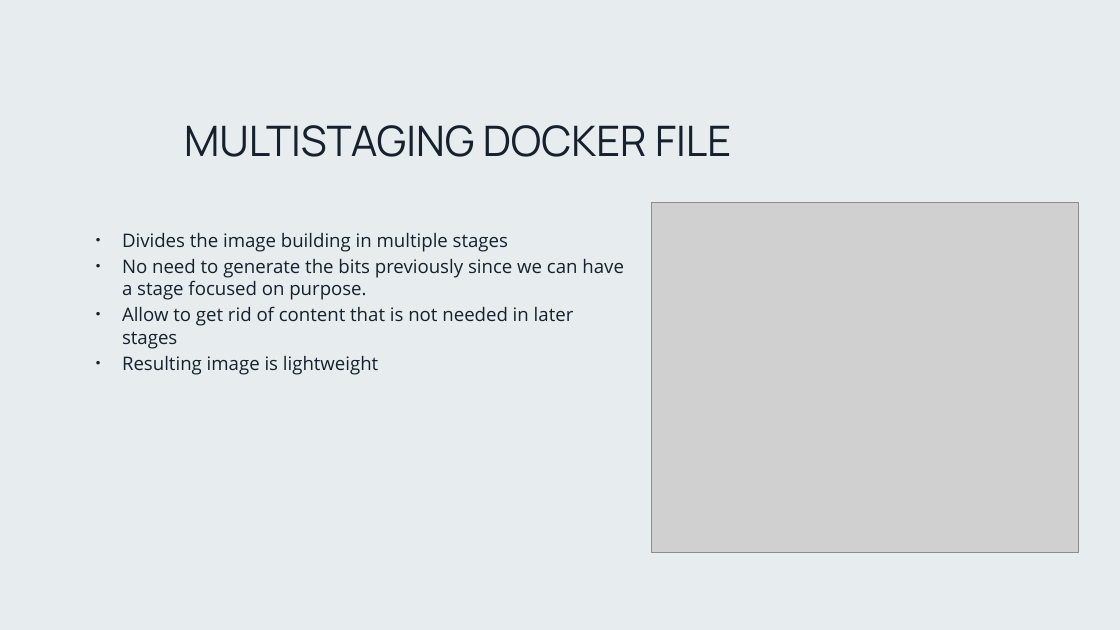
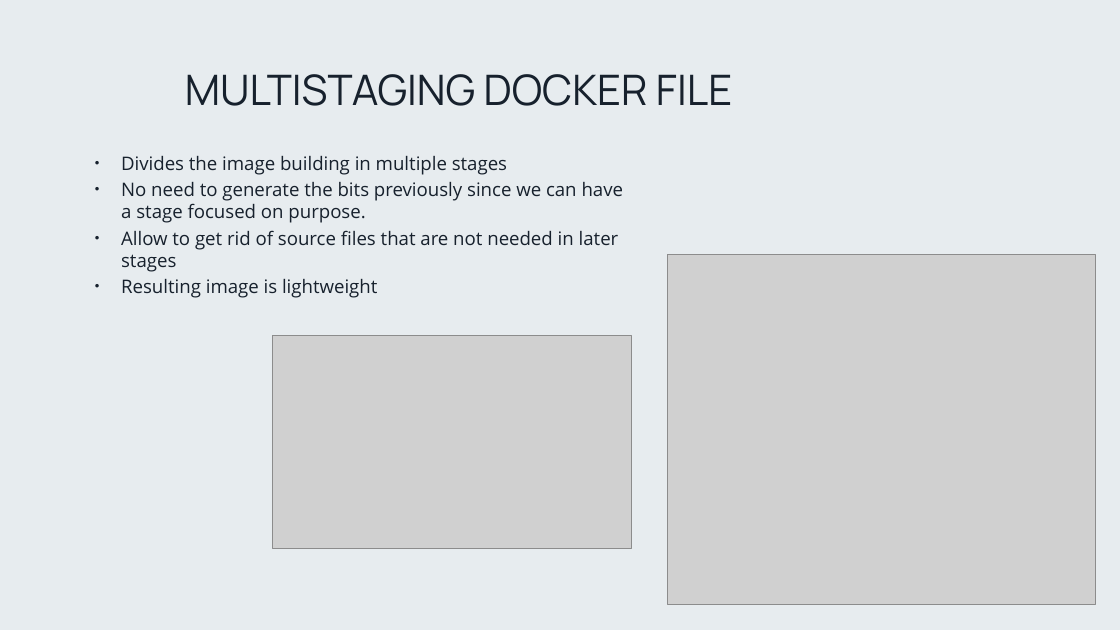
Before and after one commit to PlainConcepts/NetCore-Docker-Workshop, a slide deck: slide 28 of Docu/Microservices_day_1.pptx. Drawn at 1120x630 pixels with LibreOffice and Linux fonts; fonts in the diff are those of the drawing; grey boxes stand for pictures; background and template pictures are left out. Boxes give left, top, right and bottom in pixels: in the first picture for what was removed or moved away, otherwise in the second. Text is boxed around its words. In the diff, an @@ line names an element or a change of style, - is before the commit and + after.

Commit message:
Updated ppt

```diff
--- a/Docu/Microservices_day_1.pptx
+++ b/Docu/Microservices_day_1.pptx
@@ title "MULTISTAGING DOCKER FILE": place and size @@
-title "MULTISTAGING DOCKER FILE" at (184, 125, 731, 157)
+title "MULTISTAGING DOCKER FILE" at (185, 74, 732, 106)
@@ text "Divides the image building in ...": place and size @@
-text "Divides the image building in ..." at (122, 233, 624, 375)
+text "Divides the image building in ..." at (121, 156, 624, 298)
@@ text at (121, 230, 619, 272): text changed @@
-• Allow to get rid of content that is not needed in later stages
+• Allow to get rid of source files that are not needed in later stages
@@ picture: place and size @@
-picture at (651, 202, 1078, 552)
+picture at (668, 255, 1095, 604)
@@ picture added at (273, 336, 632, 549) @@
```
Also in this commit, not shown: 1 other slide changed.
